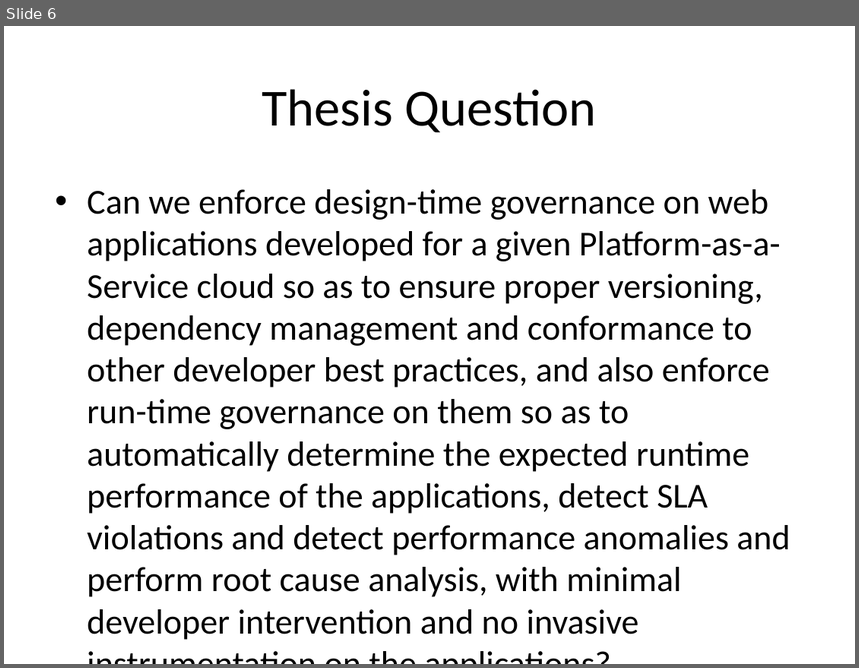
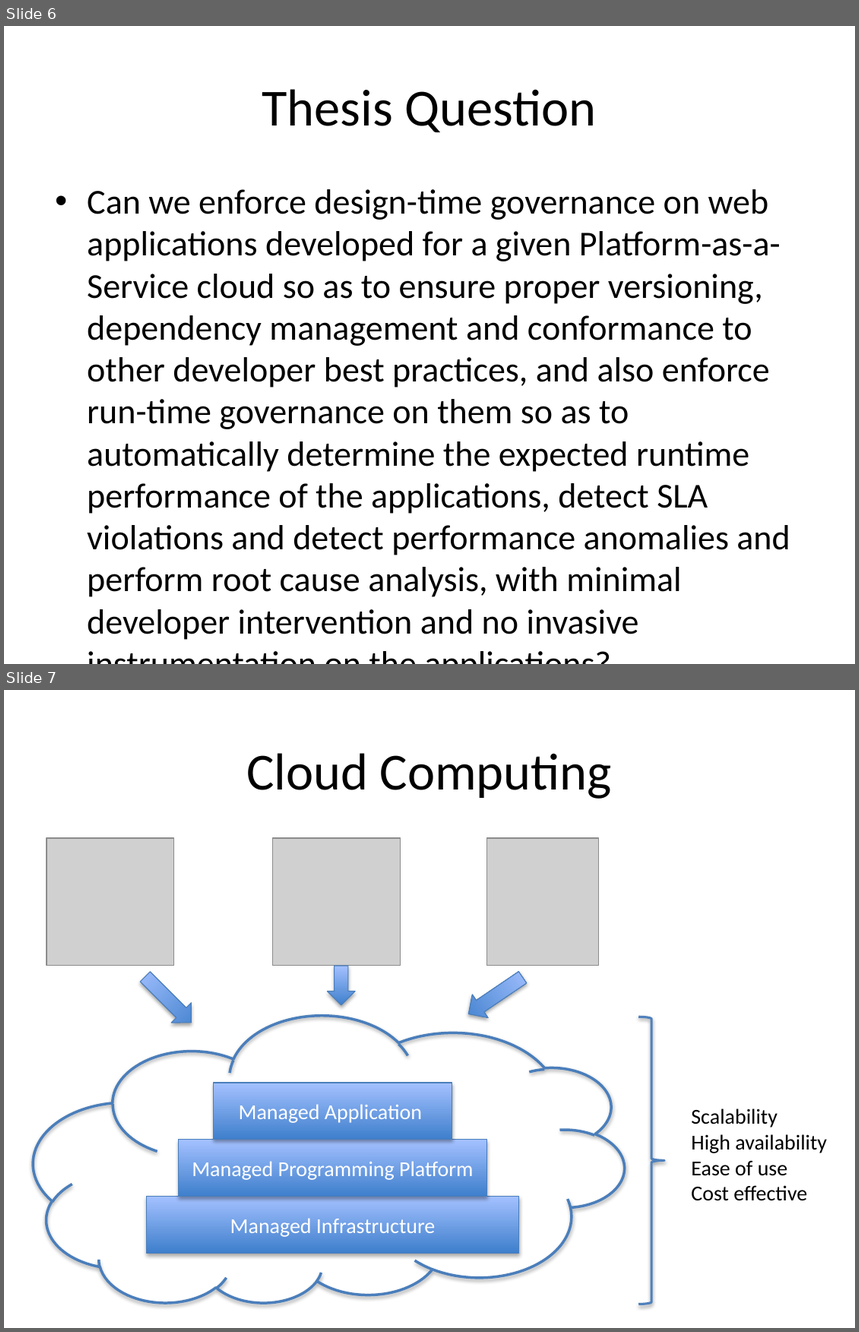
Before and after one commit to Dithn/eager-appscale, a slide deck: Eager/elk-experiment/appserver/system_design.pptx. Shown one above the other, each under a label of ours: slide 6 before the commit, slides 6 and 7 after it. The pictures are 859x668 and 859x1332 pixels, drawn with LibreOffice and Linux fonts; fonts in the diff are those of the drawing; grey boxes stand for pictures. Boxes give left, top, right and bottom in pixels: in the first picture for what was removed or moved away, otherwise in the second. Text is boxed around its words. In the diff, an @@ line names an element or a change of style, - is before the commit and + after.

```diff
--- a/Eager/elk-experiment/appserver/system_design.pptx
+++ b/Eager/elk-experiment/appserver/system_design.pptx
@@ slide 7 added at <box>4,690,855,1328</box>, background #FFFFFF @@
@@ title added at <box>246,753,612,799</box>, 44 pt, text #000000 @@
+Cloud Computing
@@ picture added at <box>47,838,174,966</box> @@
@@ picture added at <box>272,838,400,966</box> @@
@@ picture added at <box>487,838,598,966</box> @@
@@ down arrow added at <box>135,967,201,1033</box>, fill gradient #3F80CE to #A4C4FF, outline #4B7EBC 0.75 pt @@
@@ down arrow added at <box>328,966,356,1005</box>, fill gradient #3F80CE to #A4C4FF, outline #4B7EBC 0.75 pt @@
@@ down arrow added at <box>461,966,531,1026</box>, fill gradient #3F80CE to #A4C4FF, outline #4B7EBC 0.75 pt @@
@@ cloud added at <box>33,1017,623,1305</box>, outline #4B7EBC 2.25 pt @@
@@ right brace added at <box>639,1017,664,1305</box>, outline #4F81BD 2 pt @@
@@ rectangle added at <box>214,1083,452,1140</box>, fill gradient #3F80CE to #A4C4FF, outline #4B7EBC 0.75 pt, 18 pt, text #FFFFFF @@
+Managed Application
@@ text added at <box>691,1109,827,1201</box>, 18 pt, text #000000 @@
+Scalability
+High availability
+Ease of use
+Cost effective
@@ rectangle added at <box>179,1139,487,1196</box>, fill gradient #3F80CE to #A4C4FF, outline #4B7EBC 0.75 pt, 18 pt, text #FFFFFF @@
+Managed Programming Platform
@@ rectangle added at <box>147,1196,519,1253</box>, fill gradient #3F80CE to #A4C4FF, outline #4B7EBC 0.75 pt, 18 pt, text #FFFFFF @@
+Managed Infrastructure
```
Also in this commit, not shown: 9 other slides added.
